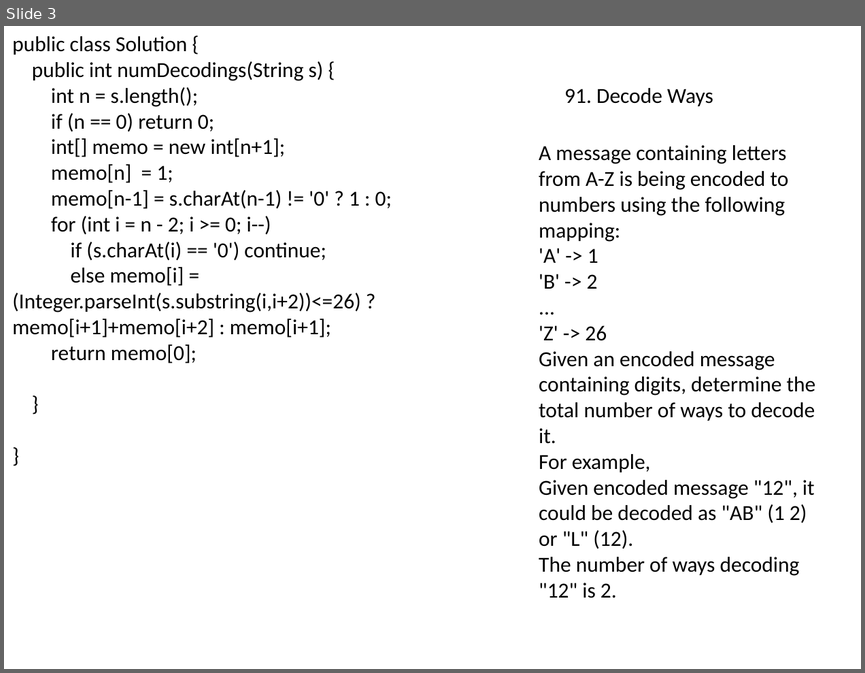
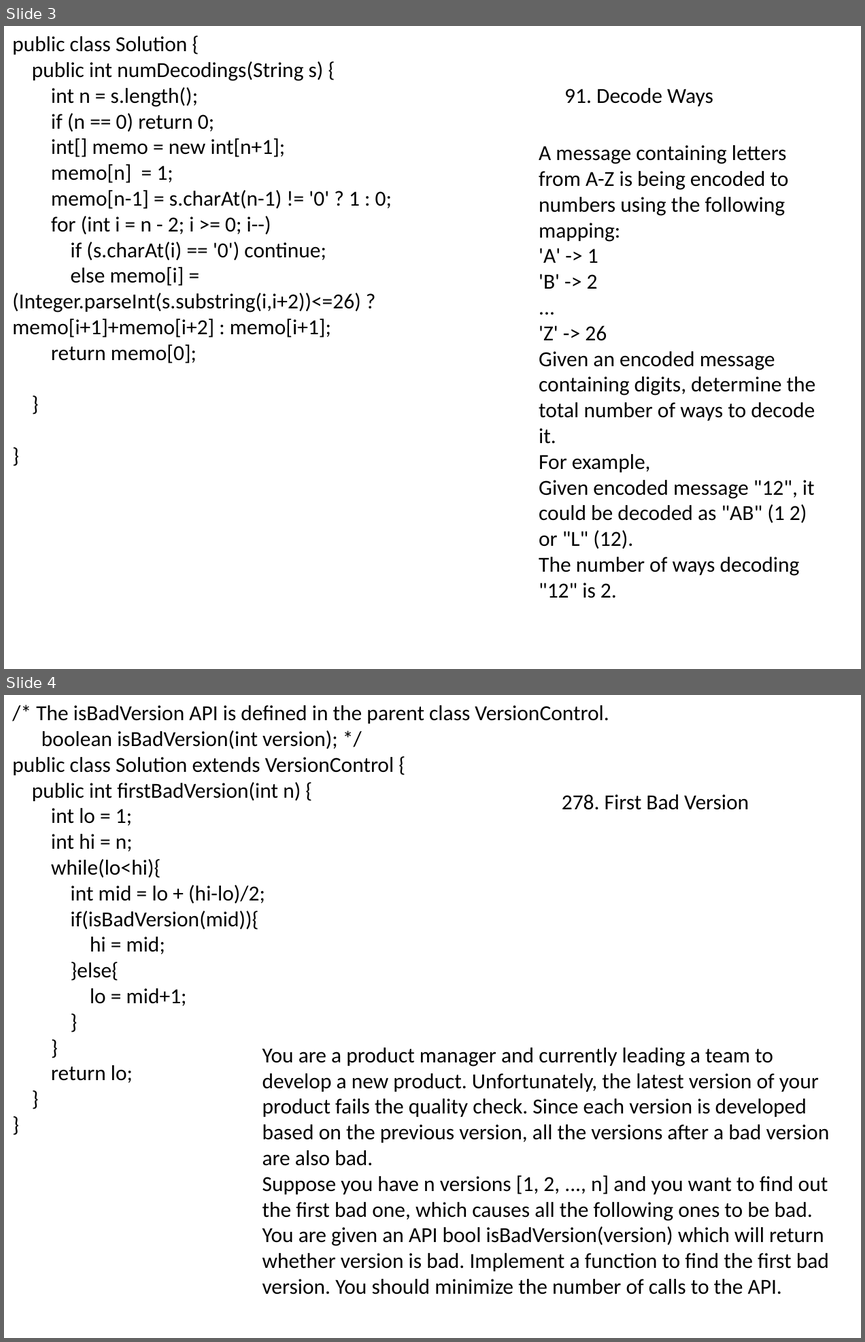
Before and after one commit to songwenxiao/LeetCode-Solutions, a slide deck: Basic/Facebook.pptx. Shown one above the other, each under a label of ours: slide 3 before the commit, slides 3 and 4 after it. The pictures are 865x673 and 865x1342 pixels, drawn with LibreOffice and Linux fonts; fonts in the diff are those of the drawing. Boxes give left, top, right and bottom in pixels: in the first picture for what was removed or moved away, otherwise in the second. Text is boxed around its words. In the diff, an @@ line names an element or a change of style, - is before the commit and + after.

```diff
--- a/Basic/Facebook.pptx
+++ b/Basic/Facebook.pptx
@@ slide 4 added at (x1=4, y1=695, x2=861, y2=1338), background #FFFFFF @@
@@ text added at (x1=12, y1=705, x2=609, y2=1083), 18 pt, text #000000 @@
+/* The isBadVersion API is defined in the parent class VersionControl.
+boolean isBadVersion(int version); */
+public class Solution extends VersionControl {
+public int firstBadVersion(int n) {
+int lo = 1;
+int hi = n;
+while(lo<hi){
+int mid = lo + (hi-lo)/2;
+if(isBadVersion(mid)){
+hi = mid;
+}else{
+lo = mid+1;
+}
+}
+return lo;
+}
+}
@@ text added at (x1=562, y1=794, x2=749, y2=810), 18 pt, text #000000 @@
+278. First Bad Version
@@ text added at (x1=262, y1=1047, x2=830, y2=1294), 18 pt, text #000000 @@
+You are a product manager and currently leading a team to develop a new product. Unfortunately, the latest version of your product fails the quality check. Since each version is developed based on the previous version, all the versions after a bad version are also bad.
+Suppose you have n versions [1, 2, ..., n] and you want to find out the first bad one, which causes all the following ones to be bad.
+You are given an API bool isBadVersion(version) which will return whether version is bad. Implement a function to find the first bad version. You should minimize the number of calls to the API.
```
Also in this commit, not shown: 14 other slides added, 4 other files.
